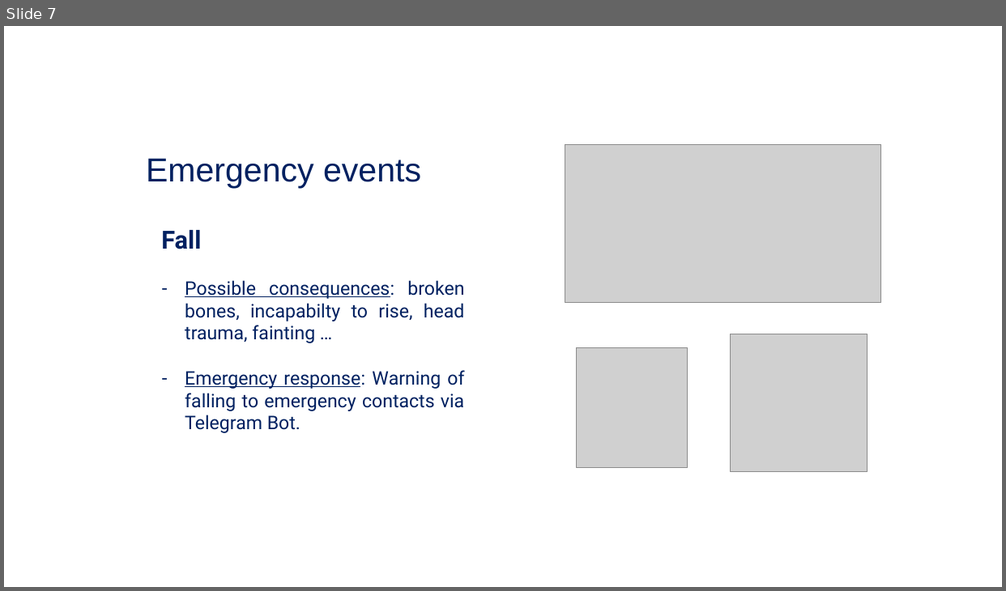
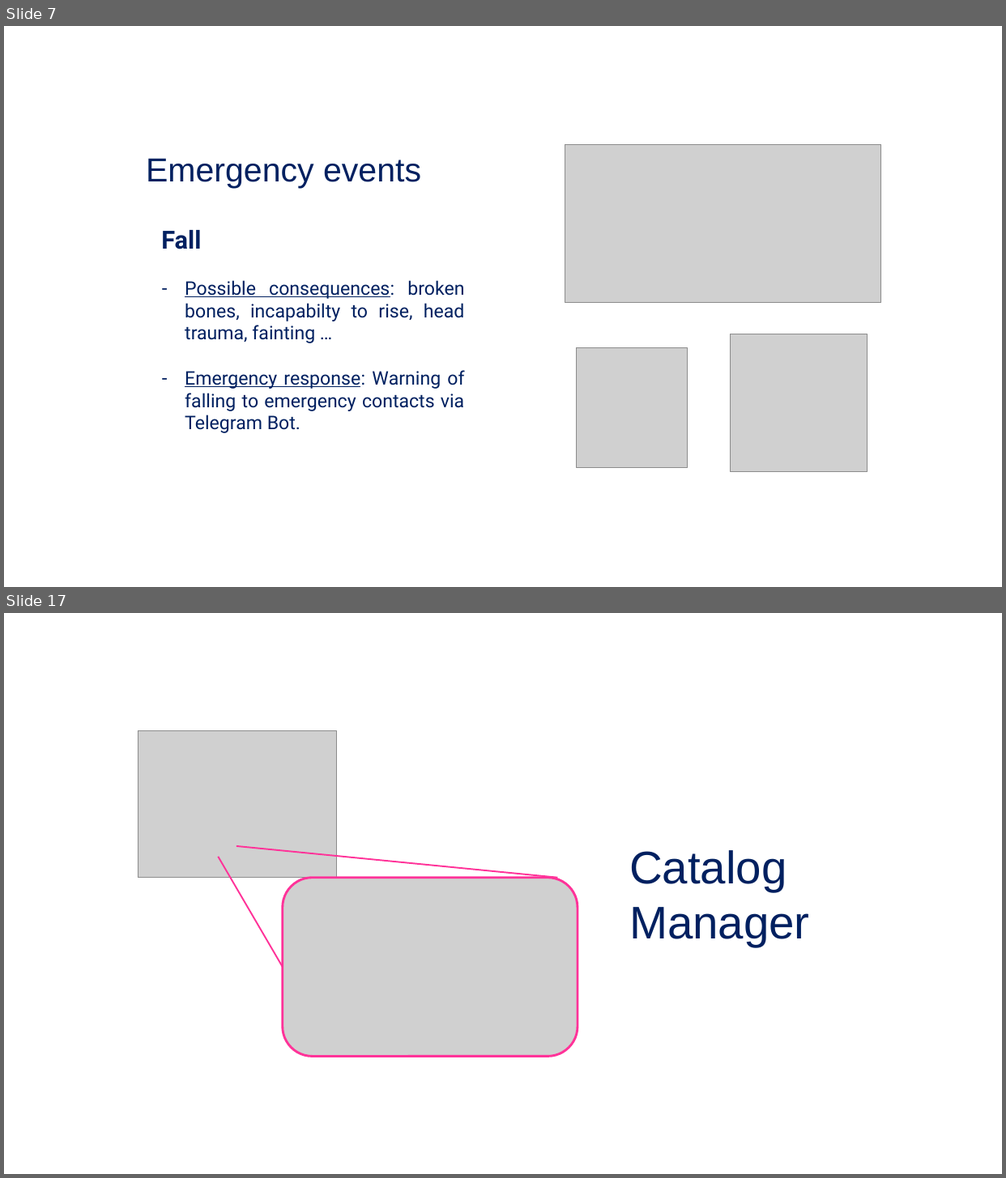
Before and after one commit to Checco1/IoT_Parkinson_Project, a slide deck: ParkinsonPal.pptx. Shown one above the other, each under a label of ours: slide 7 before the commit, slides 7 and 17 after it; the slides between them are not shown. The pictures are 1006x591 and 1006x1178 pixels, drawn with LibreOffice and Linux fonts; fonts in the diff are those of the drawing; grey boxes stand for pictures; background and template pictures are left out. Boxes give left, top, right and bottom in pixels: in the first picture for what was removed or moved away, otherwise in the second. Text is boxed around its words. In the diff, an @@ line names an element or a change of style, - is before the commit and + after.

```diff
--- a/ParkinsonPal.pptx
+++ b/ParkinsonPal.pptx
@@ slide 17 added at (4,613,1002,1174), background picture (left out); not listed: 1 template element that a slide beside it also shows @@
@@ picture added at (138,730,336,877) @@
@@ line added from (236, 846) to (558, 878), #FF3399 1.5 pt @@
@@ text added at (629,850,810,947), 44 pt, text #002060 @@
+Catalog Manager
@@ line added from (218, 857) to (283, 967), #FF3399 1.5 pt @@
@@ picture added at (283,878,577,1057) @@
```
Also in this commit, not shown: 3 slides changed, 28 other slides added.
